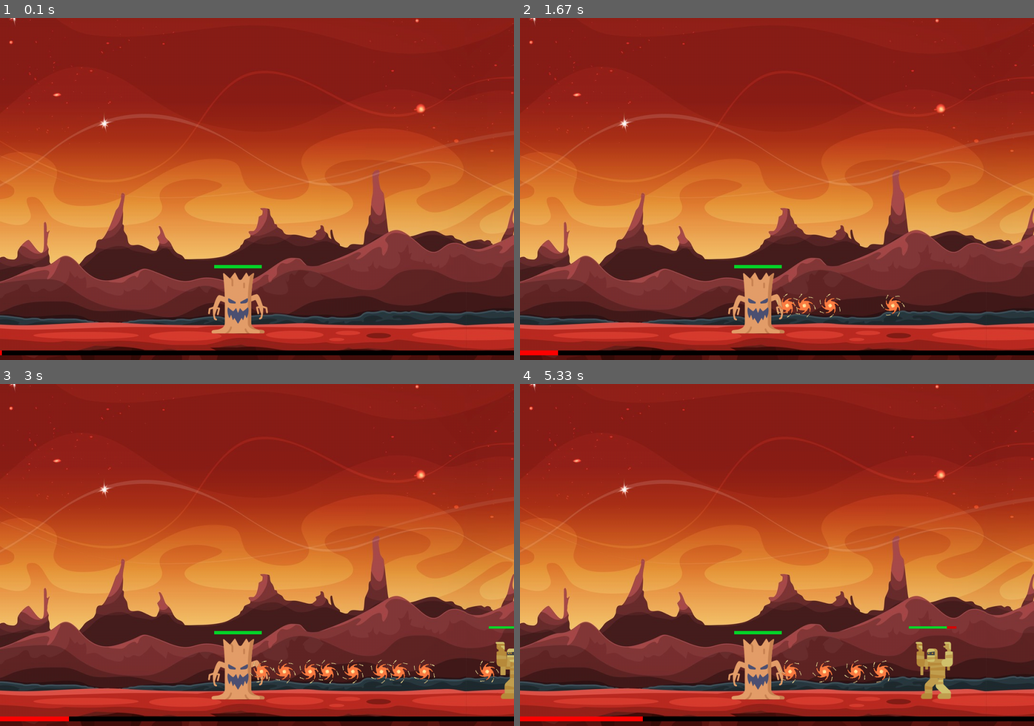
Above: before the commit, frames 1-4 (two rows, left to right).
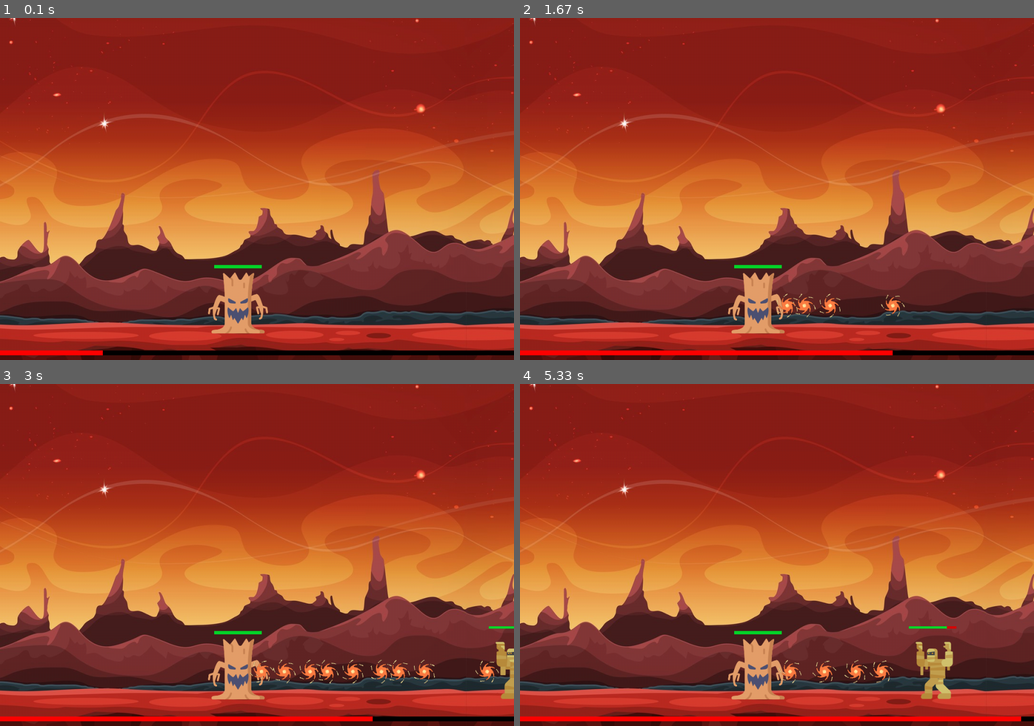
Above: after the commit, the same moments.

Repository: R-Florent/tutojeux
Game: pygame game, started from main.py
Two runs of this game, one before a commit and one after it. Both use one fixed random seed, a clock stepped at 60 frames per second and the inputs below.
Inputs (mouse positions are in pixels of both pictures, inside the frame that each line leads up to):
- Up to frame 1 (0.1 s): no input
- Up to frame 2 (1.67 s): tap Space at 0.33, 1.07, 1.37, 1.57 s; click (782, 209) at 0.72 s
- Up to frame 3 (3 s): tap Space at 1.9, 2.2, 2.4, 2.7, 2.97 s
- Up to frame 4 (5.33 s): tap Space at 3.3, 3.6, 3.73, 4.13, 4.43, 4.8, 5.2 s

The runs differ from the first frame. In frame 1, 0.3% of the frame differs, in the area x 0-52%, y 74-99%; in frame 2, 1.0%; in frame 3, 0.9%; in frame 4, 1.1%, in the area x 23-98%, y 74-99%.

Commit message:
Avant cassage du code

Diff:
--- a/comet.py
+++ b/comet.py
@@ -1,12 +1,22 @@
 import pygame
+import random
 
 class Comet(pygame.sprite.Sprite):
 
     def __init__(self):
         super().__init__()
 
-        self.velocity = 2
+        self.velocity = random.randint(1,3)
+        self.rect.x = random.randint(20,1010)
+        self.rect.y = - random.randint (30,600)
+        self.dmg = 4
         self.image = pygame.image.load('PygameAssets-main/comet.png')
         self.rect = self.image.get_rect()
-        self.rect.x = 400
-        self.rect.y = 500
+
+
+    def fall(self):
+        #le déplacment ne se fait que si il n'est pas en contacte avec le J
+        if not self.game.chek_collision(self, self.game.all_players):
+            self.rect.y -= self.velocity  # Déplace le joueur vers la droite
+        else:
+            self.game.player.take_dmg(self.attack)
--- a/comet_event.py
+++ b/comet_event.py
@@ -1,19 +1,26 @@
 import pygame
-
+from comet import Comet
 class CometFallEvent:
 
     def __init__(self):
         self.percent = 0
         self.percent_speed = 5
 
+        #def  un group de commet
+        self.all_comets = pygame.sprite.Group()
+
     def add_percent(self):
-        self.percent += self.percent_speed/100
+        self.percent += self.percent_speed/4
 
     def is_full_loaded(self):
         return self.percent >=100
 
     def rest_percent(self):
         self.percent = 0
+
+    def meteor_fall(self):
+        #faire appaitre boul de feu
+        self.all_comets.add(Comet)
     def attempt_fall(self):
 
         if self.is_full_loaded():
--- a/game.py
+++ b/game.py
@@ -40,11 +40,10 @@
             monster.move()
             monster.update_health_bar(screen)
 
-        # applique l'ensemble des image de mon group de projectiles
-        self.player.all_projectiles.draw(screen)
+        for comet in self.coment_event.all_comets:
+            comet.fall()
 
-        # appliquer l'ensemble des image de mon group de monstre
-        self.all_monstre.draw(screen)
+        self.draw(screen)
 
         # Vérification de la dirrection du joeueur *
         if self.pressed.get(pygame.K_RIGHT) and self.player.rect.x + self.player.rect.width < screen.get_width():
@@ -52,6 +51,32 @@
         elif self.pressed.get(pygame.K_LEFT) and self.player.rect.x > 0:
             self.player.move_left()
 
+    def draw(self, screen):
+
+        screen.blit(self.player.image, self.player.rect)
+        # met a jour les barre hp et commet event
+        self.player.update_health_bar(screen)
+        self.coment_event.update_bar(screen)
+
+        # applique l'ensemble des image de mon group de projectiles
+        self.player.all_projectiles.draw(screen)
+
+        # appliquer l'ensemble des image de mon group de monstre
+        self.all_monstre.draw(screen)
+
+        #appliquer l'ensemble des image de mon group de commet
+        self.coment_event.all_comets.draw(screen)
+
+    def handle_events(self):
+        for event in pygame.event.get():
+            if event.type == pygame.QUIT:
+                self.is_playing = False
+            elif event.type == pygame.KEYDOWN:
+                self.pressed[event.key] = True
+            elif event.type == pygame.KEYUP:
+                self.pressed[event.key] = False
+
+        # Ajoute d'autres gestionnaires d'événements ici
 
     def start(self):
         self.is_playing = True
